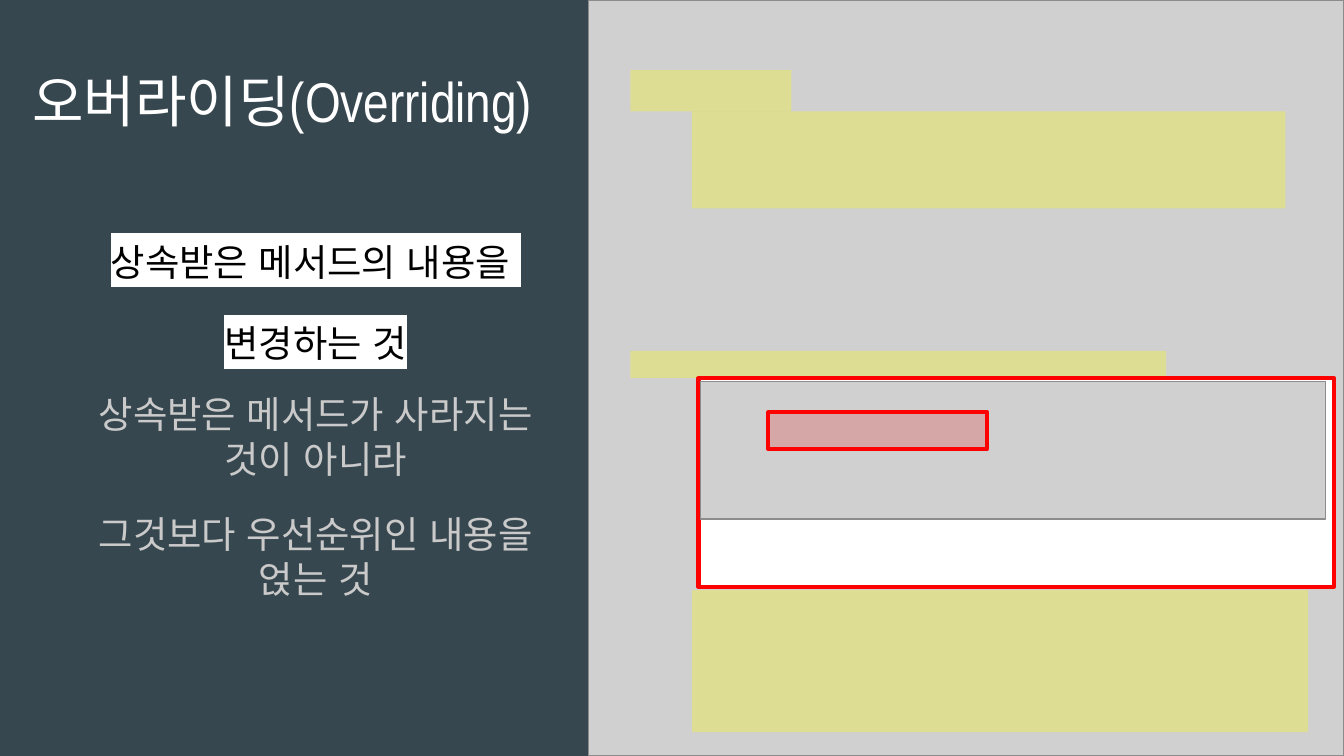
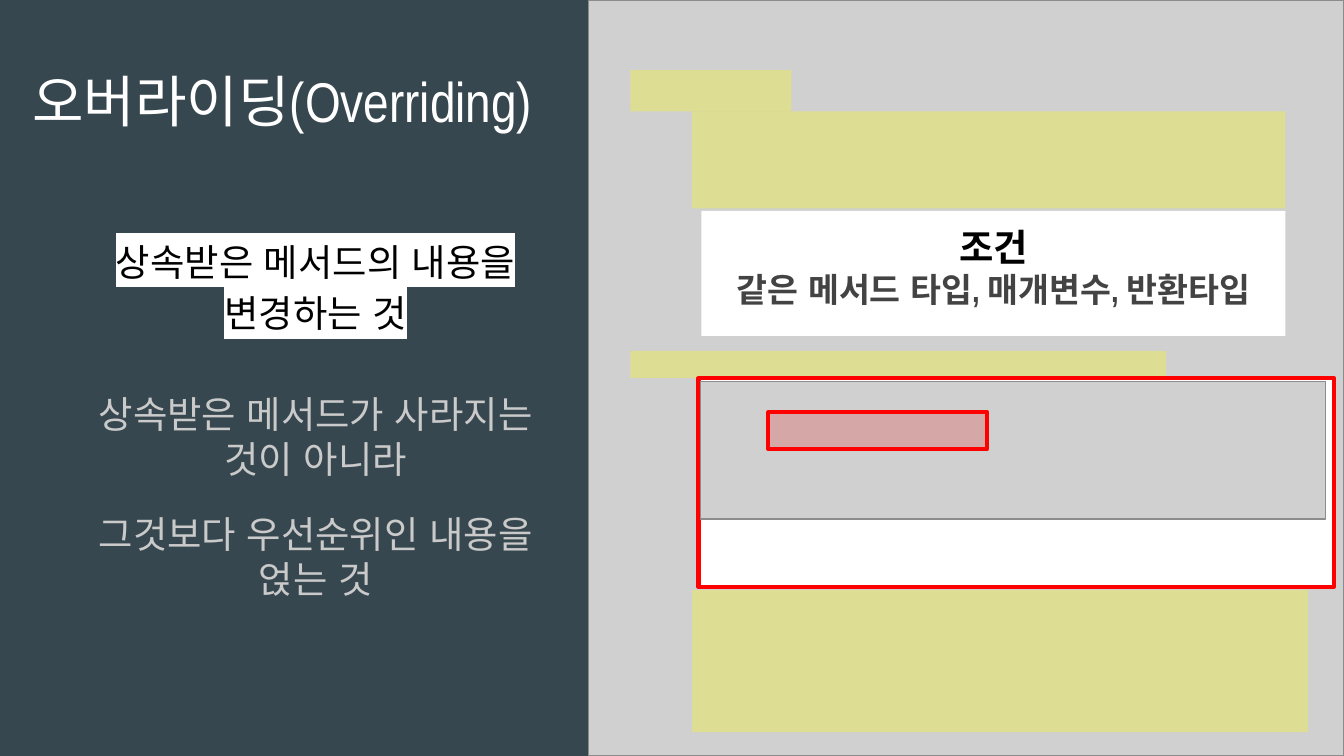
Before and after one commit to RionPark/bdi-homework, a slide deck: slide 6 of src/d191010/Jihyeyoung/지혜영.pptx. Drawn at 1344x756 pixels with LibreOffice and Linux fonts; fonts in the diff are those of the drawing; grey boxes stand for pictures. Boxes give left, top, right and bottom in pixels: in the first picture for what was removed or moved away, otherwise in the second. Text is boxed around its words. In the diff, an @@ line names an element or a change of style, - is before the commit and + after.

```diff
--- a/src/d191010/Jihyeyoung/지혜영.pptx
+++ b/src/d191010/Jihyeyoung/지혜영.pptx
@@ rectangle added at [702,211,1286,336], fill #FFFFFF, 18 pt, text #434343, bold @@
+조건
+같은 메서드 타입, 매개변수, 반환타입
@@ text at [116,245,515,330]: text changed @@
-상속받은 메서드의 내용을
-변경하는 것
+상속받은 메서드의 내용을 변경하는 것
```
Also in this commit, not shown: 2 other slides changed.
